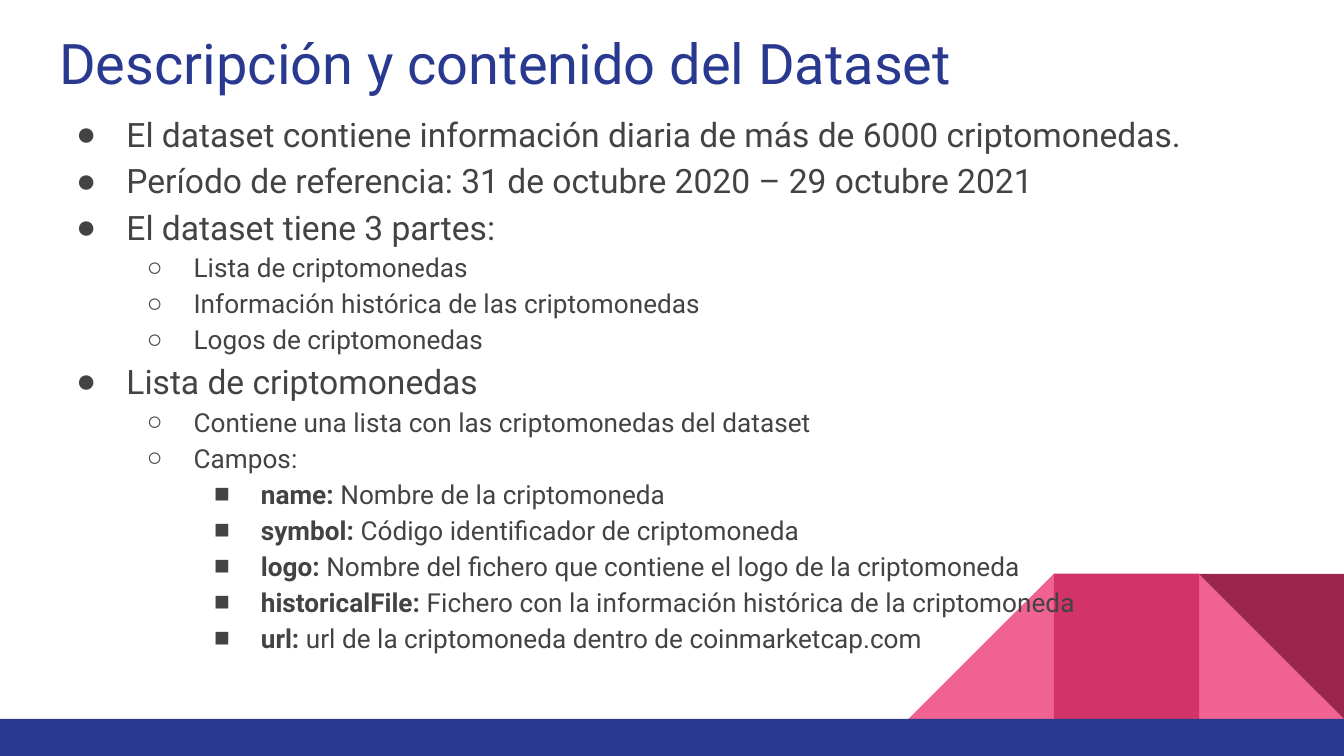
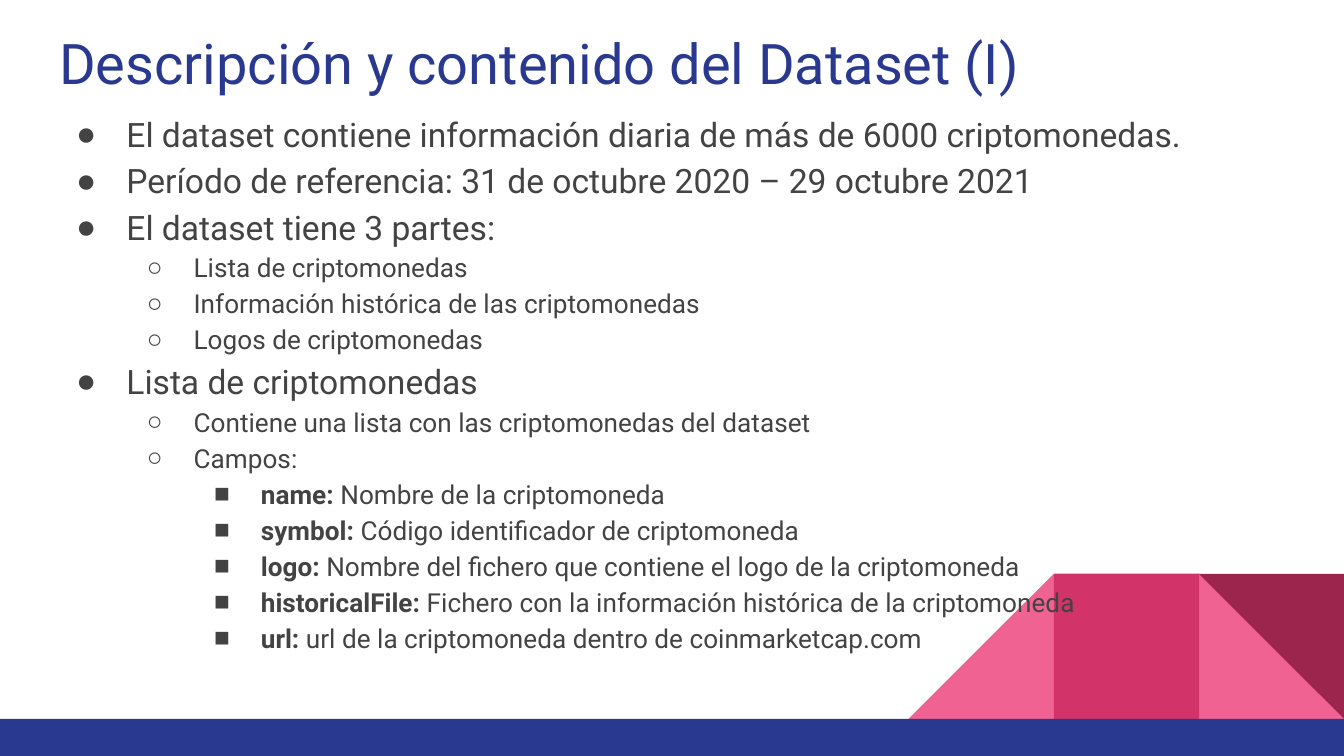
Before and after one commit to rafaeloga/WebScraping, a slide deck: slide 7 of video/WS_presentacion.pptx. Drawn at 1344x756 pixels with LibreOffice and Linux fonts; fonts in the diff are those of the drawing. Boxes give left, top, right and bottom in pixels: in the first picture for what was removed or moved away, otherwise in the second. Text is boxed around its words. In the diff, an @@ line names an element or a change of style, - is before the commit and + after.

```diff
--- a/video/WS_presentacion.pptx
+++ b/video/WS_presentacion.pptx
@@ title at (x1=59, y1=39, x2=1019, y2=97): text changed @@
-Descripción y contenido del Dataset
+Descripción y contenido del Dataset (I)
```
Also in this commit, not shown: 1 other slide changed, 1 other file.
